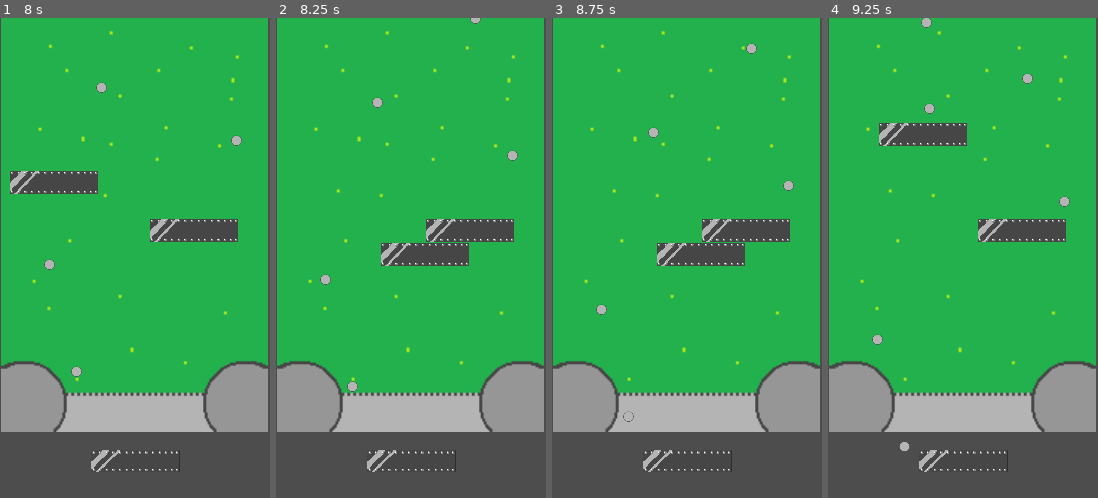
Above: before the commit, frames 1-4 (left to right).
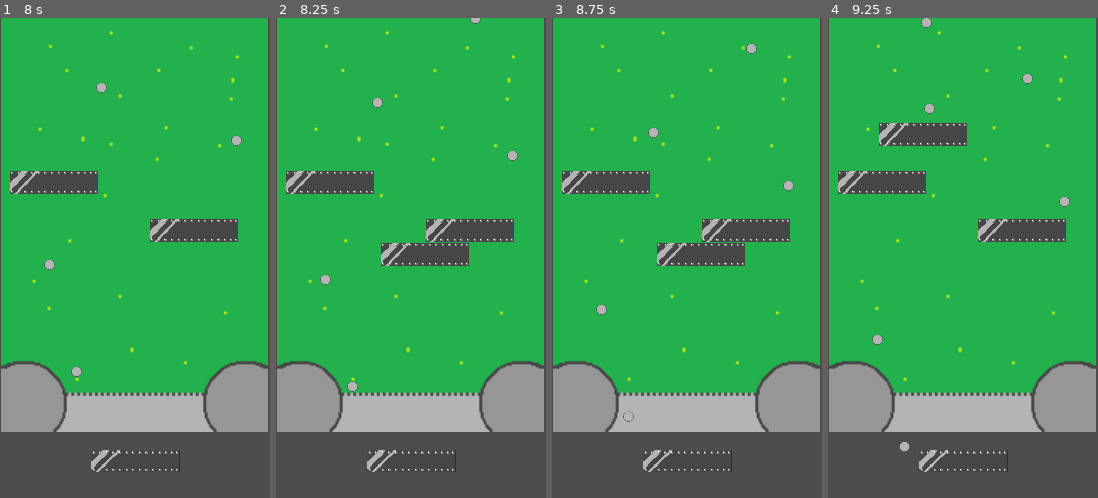
Above: after the commit, the same moments.

Repository: coolgames555/Bouncy
Game: Godot game, scene res://mainmenu.tscn
Two runs of this game, one before a commit and one after it. Both use one fixed random seed, a clock stepped at 60 frames per second and the inputs below.
Inputs (mouse positions are in pixels of both pictures, inside the frame that each line leads up to):
- Up to frame 1 (8 s): click "Endless mode" at 0.5 s; click (135, 459) at 1.25 s; click (135, 459) at 2 s; click (135, 459) at 2.75 s; move the mouse to (194, 234) at 3.52 s; click (194, 234) at 3.67 s; move the mouse to (81, 282) at 4.27 s; click (81, 282) at 4.42 s; move the mouse to (162, 152) at 5.02 s; click (162, 152) at 5.17 s; move the mouse to (121, 354) at 5.77 s; click (121, 354) at 5.92 s; move the mouse to (216, 330) at 6.52 s; click (216, 330) at 6.67 s; move the mouse to (54, 186) at 7.27 s; click (54, 186) at 7.42 s
- Up to frame 2 (8.25 s): tap Enter at 8 s; move the mouse to (424, 258) at 8.02 s; click (424, 258) at 8.17 s
- Up to frame 3 (8.75 s): no input
- Up to frame 4 (9.25 s): move the mouse to (922, 138) at 8.77 s; click (922, 138) at 8.92 s

Frame 1 is identical in both runs. In frame 2, 1.6% of the frame differs, in the area x 3-37%, y 31-37%; in frame 3, 1.6%; in frame 4, 1.6%.

Commit message:
release

Diff:
--- a/bouncy/area_2d.gd
+++ b/bouncy/area_2d.gd
@@ -19,7 +19,7 @@
 			a = 0
 			name = "usedwall"
 			print("locked wall at")
-			await get_tree().create_timer(7.0).timeout
+			await get_tree().create_timer(3.0).timeout
 			a = 1
 
 
--- a/bouncy/node_2d.gd
+++ b/bouncy/node_2d.gd
@@ -2,7 +2,7 @@
 var health = 100
 func _physics_process(delta):
 	if health <= 0:
-		print("bleh")
+		get_tree().change_scene_to_file("res://mainmenu.tscn")
 
 
 func _on_body_entered(body: Node2D) -> void:
Not shown, added: bouncy/export_presets.cfg
Binary file added: bouncy/html/index.apple-touch-icon.png
Binary file added: bouncy/html/index.icon.png
Binary file added: bouncy/html/index.png
Not shown, added: bouncy/html/index.audio.position.worklet.js
Not shown, added: bouncy/html/index.audio.worklet.js
Not shown, added: bouncy/html/index.js
Not shown, added: bouncy/html/index.pck
Not shown, added: bouncy/html/index.wasm
